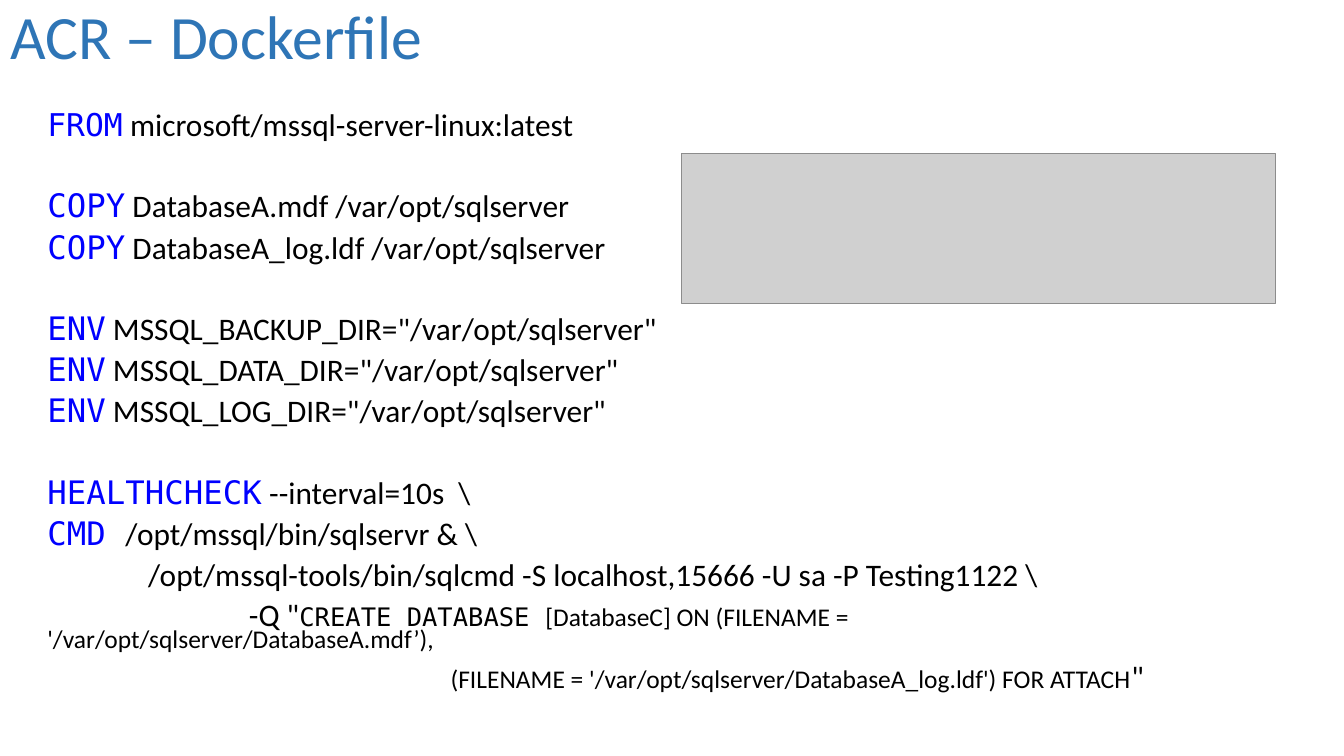
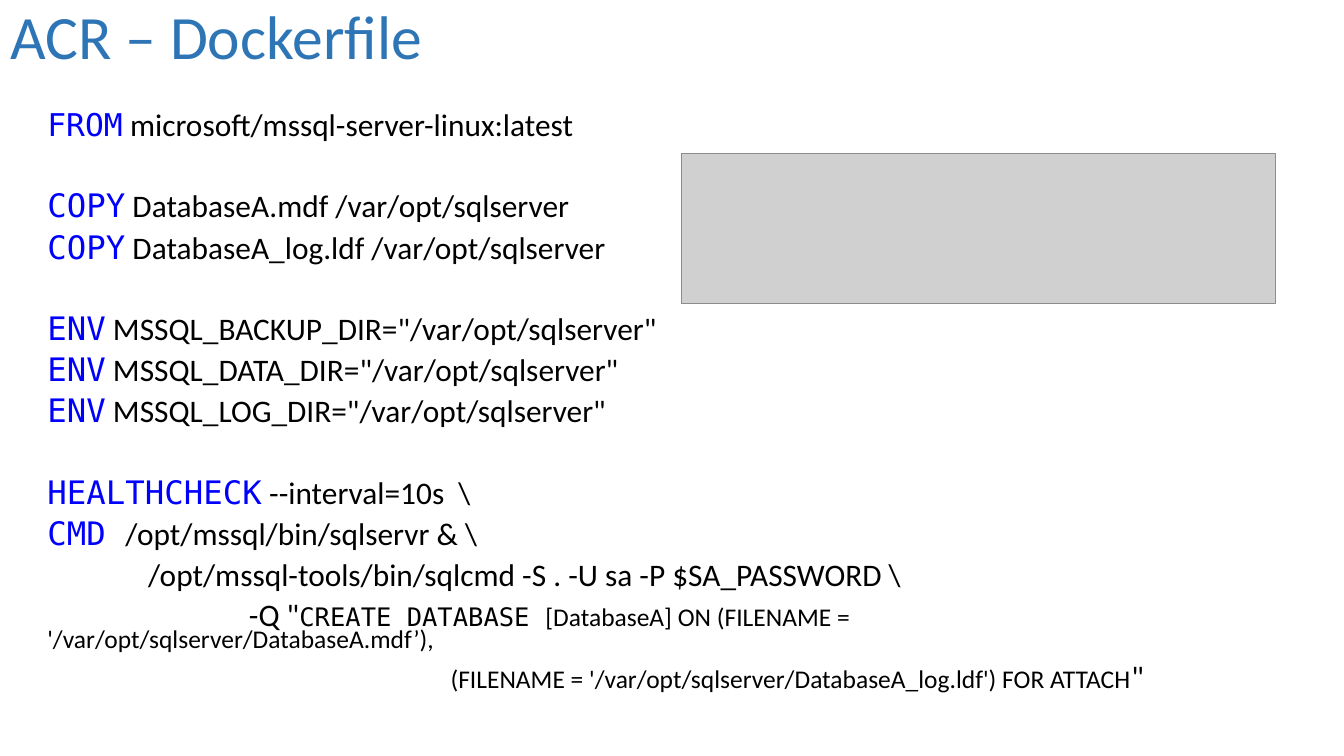
Before and after one commit to dbafromthecold/ContainersInTheCloud, a slide deck: slide 20 of ContainersInTheCloud.pptx. Drawn at 1344x756 pixels with LibreOffice and Linux fonts; fonts in the diff are those of the drawing; grey boxes stand for pictures; background and template pictures are left out. Boxes give left, top, right and bottom in pixels: in the first picture for what was removed or moved away, otherwise in the second. Text is boxed around its words. In the diff, an @@ line names an element or a change of style, - is before the commit and + after.

```diff
--- a/ContainersInTheCloud.pptx
+++ b/ContainersInTheCloud.pptx
@@ text at [47, 564, 881, 652]: text changed @@
-/opt/mssql-tools/bin/sqlcmd -S localhost,15666 -U sa -P Testing1122 \
--Q "CREATE DATABASE [DatabaseC] ON (FILENAME = '/var/opt/sqlserver/DatabaseA.mdf’),
+/opt/mssql-tools/bin/sqlcmd -S . -U sa -P $SA_PASSWORD \
+-Q "CREATE DATABASE [DatabaseA] ON (FILENAME = '/var/opt/sqlserver/DatabaseA.mdf’),
```
Also in this commit, not shown: 4 other slides changed.
